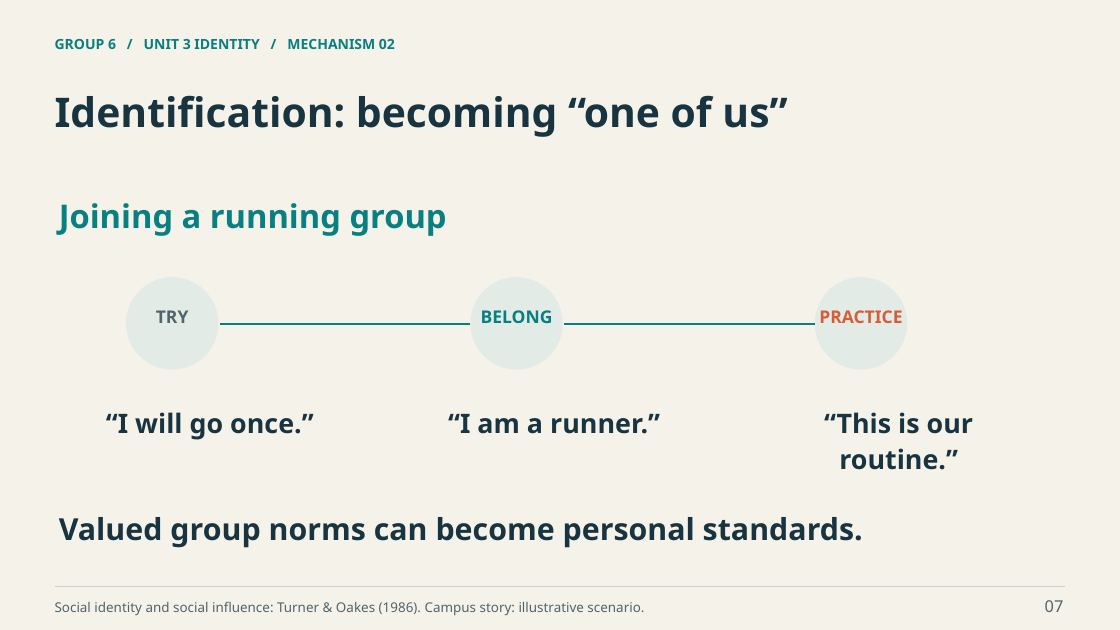
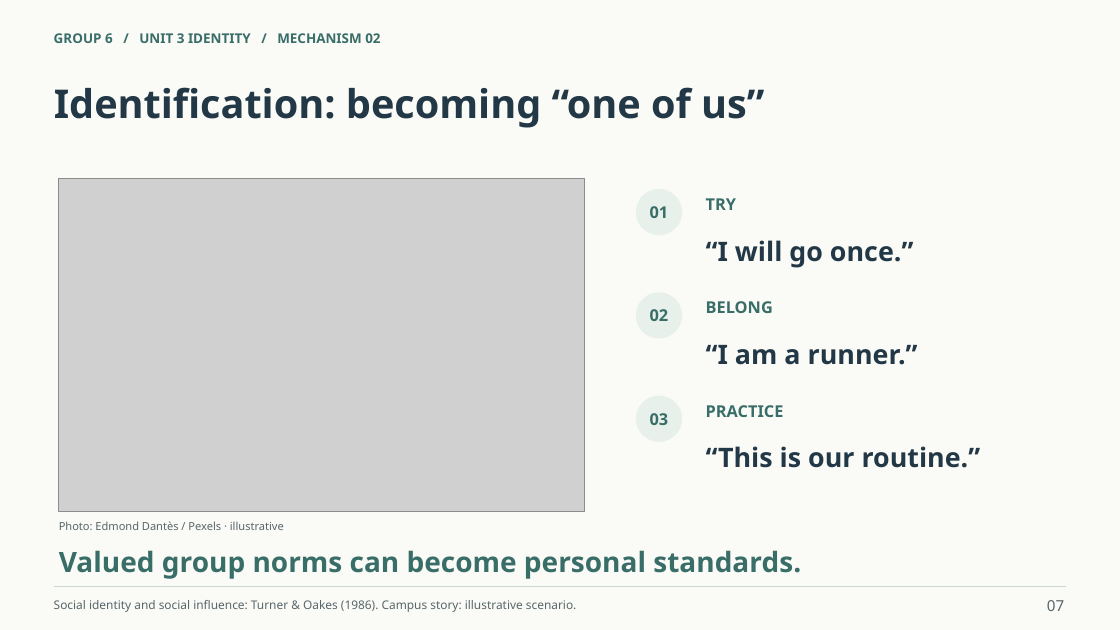
Before and after one commit to ngo769874-max/helloworld, a slide deck: slide 7 of work/deliverables/第6组_学术英语展示_Who_Are_We.pptx. Drawn at 1120x630 pixels with LibreOffice and Linux fonts; fonts in the diff are those of the drawing; grey boxes stand for pictures. Boxes give left, top, right and bottom in pixels: in the first picture for what was removed or moved away, otherwise in the second. Text is boxed around its words. In the diff, an @@ line names an element or a change of style, - is before the commit and + after.

Commit message:
Add real campus photography and unify presentation with light backgrounds

```diff
--- a/work/deliverables/第6组_学术英语展示_Who_Are_We.pptx
+++ b/work/deliverables/第6组_学术英语展示_Who_Are_We.pptx
@@ background #F5F2E9 to #FAFAF6 @@
@@ text "GROUP 6 / UNIT 3 ..." at (x1=54, y1=33, x2=380, y2=43): size 12 to 11.5 pt, text colour #087F80 to #386D68 @@
@@ text "Identification: becoming “one of us”" moved from (x1=55, y1=95, x2=787, y2=137) to (x1=54, y1=87, x2=764, y2=128) @@
@@ text "Identification: becoming “one of us”" at (x1=54, y1=87, x2=764, y2=128): size 35 to 34 pt, text colour #183440 to #233846 @@
@@ picture added at (x1=59, y1=179, x2=585, y2=512) @@
@@ text removed at (x1=59, y1=203, x2=447, y2=236) @@
-Joining a running group
@@ ellipse added at (x1=636, y1=189, x2=682, y2=235), fill #E8F0EB @@
@@ text added at (x1=650, y1=206, x2=669, y2=218), 14 pt, text #386D68, bold @@
+01
@@ text "TRY" moved from (x1=156, y1=310, x2=189, y2=323) to (x1=706, y1=198, x2=736, y2=210) @@
@@ text "TRY" at (x1=706, y1=198, x2=736, y2=210): size 15 to 14 pt, text colour #52646A to #386D68; alignment centre to left @@
@@ text "“I will go once.”" moved from (x1=106, y1=412, x2=313, y2=440) to (x1=706, y1=240, x2=913, y2=268) @@
@@ ellipse removed at (x1=126, y1=277, x2=218, y2=370) @@
@@ ellipse removed at (x1=471, y1=277, x2=563, y2=370) @@
@@ ellipse added at (x1=636, y1=292, x2=682, y2=339), fill #E8F0EB @@
@@ text "BELONG" moved from (x1=481, y1=310, x2=553, y2=323) to (x1=706, y1=301, x2=773, y2=313) @@
@@ text "BELONG" at (x1=706, y1=301, x2=773, y2=313): size 15 to 14 pt, text colour #087F80 to #386D68; alignment centre to left @@
@@ ellipse removed at (x1=815, y1=277, x2=907, y2=370) @@
@@ line removed from (220, 324) to (471, 324) @@
@@ line removed from (565, 324) to (815, 324) @@
@@ text added at (x1=650, y1=309, x2=669, y2=321), 14 pt, text #386D68, bold @@
+02
@@ text colour #183440 to #233846; alignment centre to left in 3 elements at (x1=706, y1=446, x2=981, y2=468), (x1=706, y1=240, x2=913, y2=268), (x1=706, y1=345, x2=918, y2=365) @@
@@ text "“I am a runner.”" moved from (x1=448, y1=414, x2=660, y2=434) to (x1=706, y1=345, x2=918, y2=365) @@
@@ ellipse added at (x1=636, y1=396, x2=682, y2=442), fill #E8F0EB @@
@@ text added at (x1=650, y1=413, x2=669, y2=425), 14 pt, text #386D68, bold @@
+03
@@ text "PRACTICE" moved from (x1=819, y1=310, x2=902, y2=323) to (x1=706, y1=405, x2=784, y2=417) @@
@@ text "PRACTICE" at (x1=706, y1=405, x2=784, y2=417): size 15 to 14 pt, text colour #D85C38 to #386D68; alignment centre to left @@
@@ text "“This is our routine.”" moved from (x1=824, y1=412, x2=973, y2=470) to (x1=706, y1=446, x2=981, y2=468) @@
@@ text "Valued group norms can become ..." moved from (x1=59, y1=517, x2=863, y2=548) to (x1=59, y1=550, x2=801, y2=579) @@
@@ text "Valued group norms can become ..." at (x1=59, y1=550, x2=801, y2=579): size 26 to 24 pt, text colour #183440 to #386D68 @@
@@ text added at (x1=59, y1=521, x2=284, y2=530), 9.5 pt, text #59676B @@
+Photo: Edmond Dantès / Pexels · illustrative
@@ text "Social identity and social influence: ..." at (x1=54, y1=600, x2=577, y2=612): size 11.5 to 10.2 pt, text colour #52646A to #59676B @@
@@ text "07" at (x1=1047, y1=600, x2=1064, y2=611): size 14 to 13 pt, text colour #52646A to #59676B @@
```
Also in this commit, not shown: 15 other slides changed, 2 other files.
